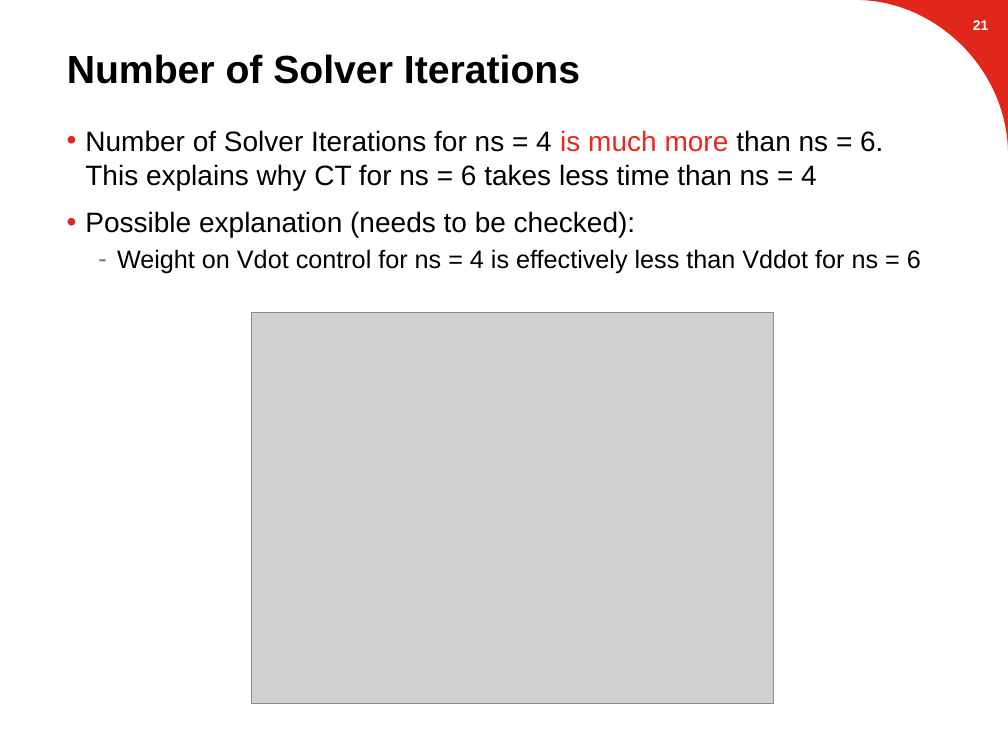
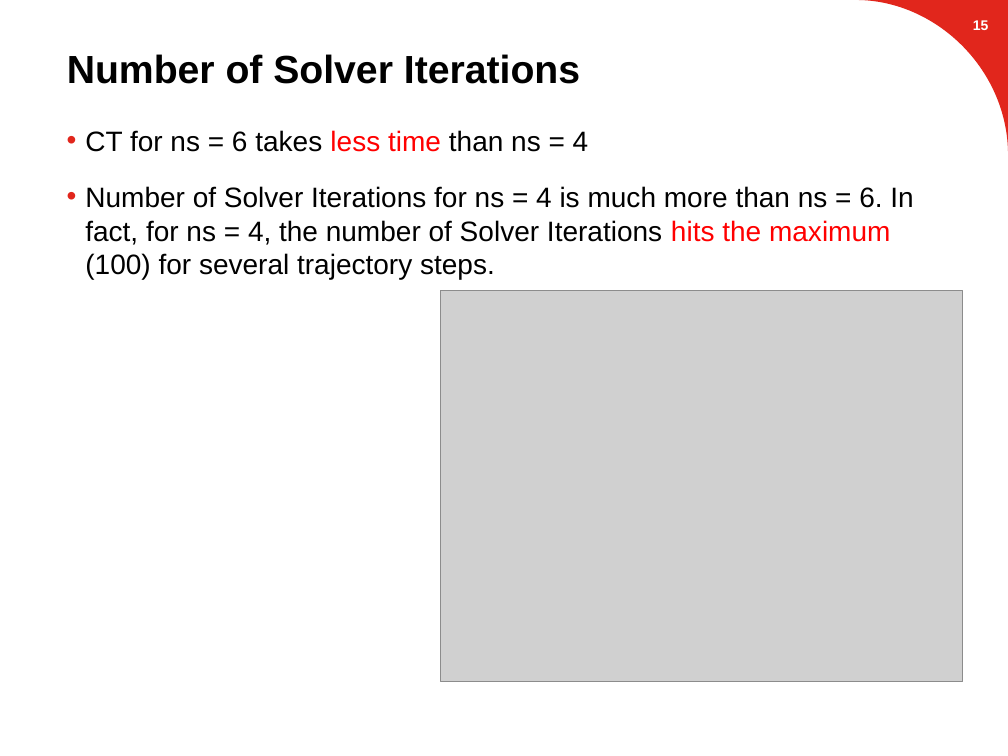
Before and after one commit to suvoganguli/GIG-MPC-Laplacian, a slide deck: slide 16 of 2D Results (03-19-2018).pptx (slide 22 before the commit). Drawn at 1008x756 pixels with LibreOffice and Linux fonts; fonts in the diff are those of the drawing; grey boxes stand for pictures; background and template pictures are left out. Boxes give left, top, right and bottom in pixels: in the first picture for what was removed or moved away, otherwise in the second. Text is boxed around its words. In the diff, an @@ line names an element or a change of style, - is before the commit and + after.

```diff
--- a/2D Results (03-19-2018).pptx
+++ b/2D Results (03-19-2018).pptx
@@ page number at [973, 20, 989, 30]: text changed @@
-21
+15
@@ text at [85, 130, 913, 279]: text changed @@
-• Number of Solver Iterations for ns = 4 is much more than ns = 6. This explains why CT for ns = 6 takes less time than ns = 4
-• Possible explanation (needs to be checked):
-  – Weight on Vdot control for ns = 4 is effectively less than Vddot for ns = 6
+• CT for ns = 6 takes less time than ns = 4
+• Number of Solver Iterations for ns = 4 is much more than ns = 6. In fact, for ns = 4, the number of Solver Iterations hits the maximum (100) for several trajectory steps.
@@ picture: place and size @@
-picture at [251, 312, 773, 704]
+picture at [440, 290, 963, 681]
```
Also in this commit, not shown: 6 other slides changed, 6 slides removed, 1 other file.
